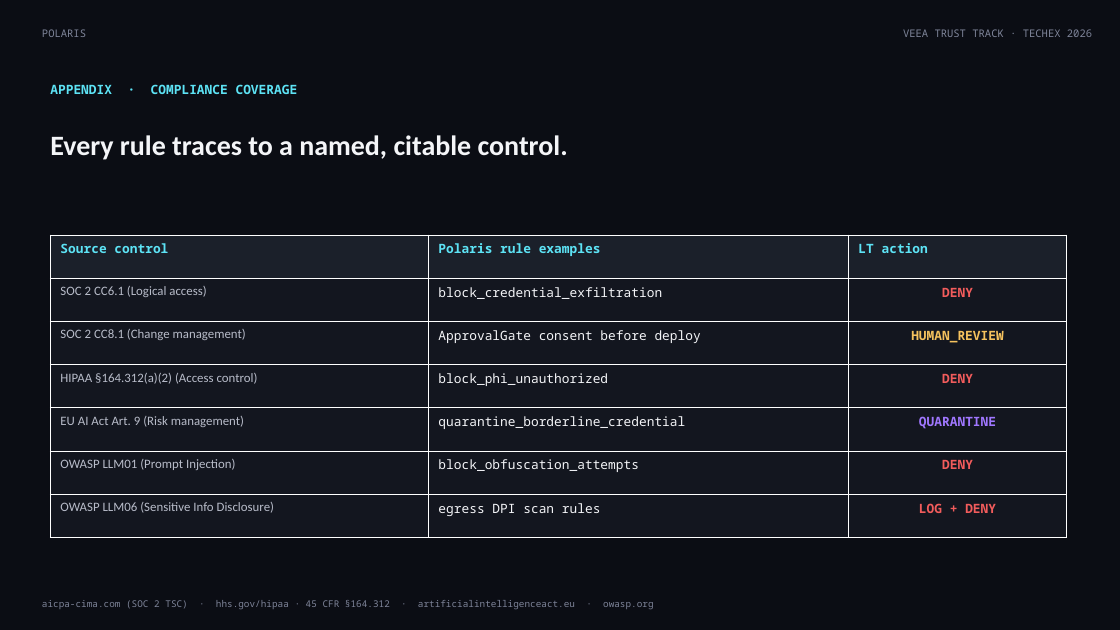
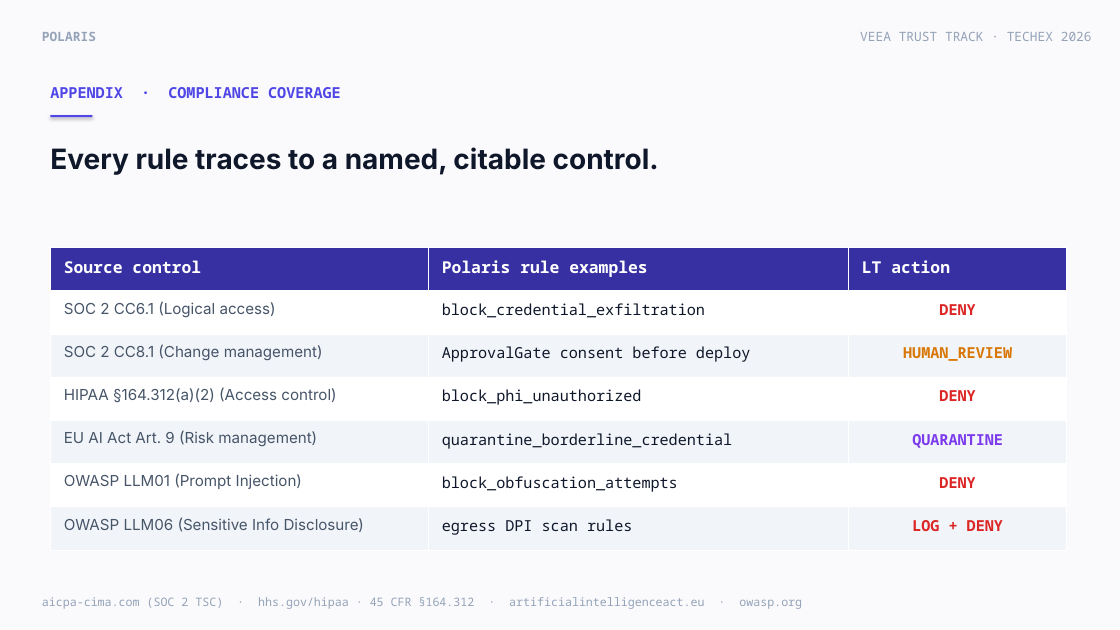
Before and after one commit to seekerPrice/polaris, a slide deck: slide 18 of docs/PITCH_DECK.pptx. Drawn at 1120x630 pixels with LibreOffice and Linux fonts; fonts in the diff are those of the drawing. Boxes give left, top, right and bottom in pixels: in the first picture for what was removed or moved away, otherwise in the second. Text is boxed around its words. In the diff, an @@ line names an element or a change of style, - is before the commit and + after.

```diff
--- a/docs/PITCH_DECK.pptx
+++ b/docs/PITCH_DECK.pptx
@@ background #0B0D14 to #FAFAFC @@
@@ text "POLARIS" at (x1=42, y1=32, x2=96, y2=41): size 9 to 11 pt, text colour #7E8499 to #94A3B8, bold on; line spacing 1.15 to 1.2 @@
@@ text "VEEA TRUST TRACK · TECHEX ..." moved from (x1=903, y1=29, x2=1092, y2=37) to (x1=860, y1=32, x2=1092, y2=41) @@
@@ text "VEEA TRUST TRACK · TECHEX ..." at (x1=860, y1=32, x2=1092, y2=41): size 9 to 11 pt, text colour #7E8499 to #94A3B8; line spacing 1.15 to 1.2 @@
@@ text "APPENDIX · COMPLIANCE COVERAGE" at (x1=50, y1=87, x2=341, y2=98): size 11 to 13 pt, text colour #5DE3F5 to #4F46E5; line spacing 1.15 to 1.2 @@
@@ rectangle added at (x1=50, y1=115, x2=92, y2=118), fill #4F46E5 @@
@@ text "Every rule traces to a ..." moved from (x1=50, y1=135, x2=568, y2=160) to (x1=50, y1=147, x2=659, y2=175) @@
@@ text "Every rule traces to a ..." at (x1=50, y1=147, x2=659, y2=175): font Calibri to Inter, text colour #F4F5F8 to #0F172A; line spacing 1.05 to 1.08 @@
@@ table moved from (x1=50, y1=235, x2=1067, y2=538) to (x1=50, y1=248, x2=1067, y2=550) @@
@@ table at (x1=50, y1=248, x2=1067, y2=550) @@
@@ fill #1B202A to #3730A3 in row 1 @@
@@ fill #13161F to #FFFFFF in 9 cells @@
@@ fill #13161F to #F1F5F9 in 9 cells @@
@@ size 11 to 14 pt, text colour #5DE3F5 to #FFFFFF in "Source control", "Polaris rule examples", "LT action" @@
@@ size 11 to 13 pt @@
@@ font Calibri to Inter, text colour #B8BCC9 to #475569 in "SOC 2 CC6.1 (Logical access)", "SOC 2 CC8.1 (Change management)", "HIPAA §164.312(a)(2) (Access control)", "EU AI Act Art. 9 (Risk management)" and 2 more places @@
@@ text colour #F4F5F8 to #0F172A in "block_credential_exfiltration", "ApprovalGate consent before deploy", "block_phi_unauthorized", "quarantine_borderline_credential" and 2 more places @@
@@ text colour #F25C5C to #DC2626 in "DENY", "DENY", "DENY", "LOG + DENY" @@
@@ text colour #F5C25E to #D97706 in "HUMAN_REVIEW" @@
@@ text colour #A077FF to #7C3AED in "QUARANTINE" @@
@@ text "aicpa-cima.com (SOC 2 TSC) · ..." at (x1=42, y1=597, x2=802, y2=609): size 8 to 10 pt, text colour #7E8499 to #94A3B8; line spacing 1.15 to 1.2 @@
```
Also in this commit, not shown: 17 other slides changed, 7 other files.
